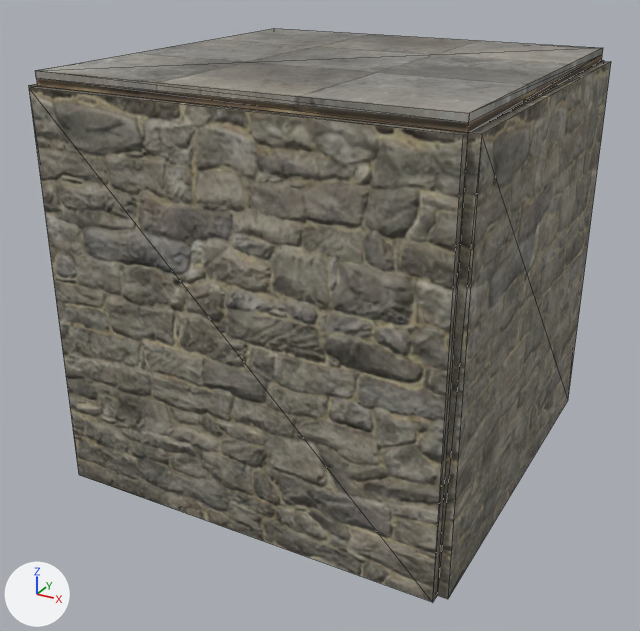
The glTF model public/models/square-foundation.stone.glb as it was, and as the next commit left it.
The view is the same before and after, from a 50 mm lens placed at (3.02, -5.85, 0.97), pointed at (-0.06, -0.23, -1.84). The lights are fixed; the arrows at lower left show +X, +Y and +Z. The picture after the commit comes second. Mesh edges are drawn as thin lines. Vertices at exactly the same position are counted once.

Names of what the first picture shows: 'square-foundation.stone'.
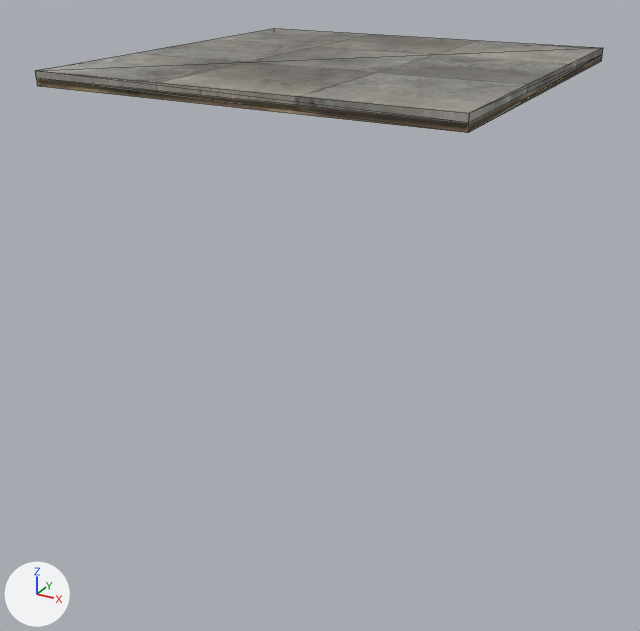
Boxes [x1, y1, x2, y2] around the edits, measured in the pictures (640 x 631 px):
'square-foundation.stone', reshaped (82% shorter): before [29, 28, 611, 602]; after [35, 28, 603, 133]
part 1 of me_square_foundation_stone, deleted: before [29, 86, 468, 602]
part 2 of me_square_foundation_stone, deleted: before [437, 61, 611, 599]

The change, as a list of edits to the scene's bpy script:
```text
Change me_square_foundation_stone:
    used by ob_square_foundation_stone; location = (0.0, 0.0, 0.0)
    remove me_square_foundation_stone.from_pydata(...)  # 44 vertices, 68 faces; spans x -1.57..1.57, y -1.57..1.57, z -3.0..0.1
    add me_square_foundation_stone.from_pydata(...)  # 12 vertices, 20 faces; spans x -1.5..1.5, y -1.5..1.5, z 0.0..0.1
    me_square_foundation_stone part 1: the loose piece of 8 vertices spanning x -1.5..1.5, y -1.57..-1.5, z -3.0..0.0 is deleted
    me_square_foundation_stone part 2: the loose piece of 8 vertices spanning x 1.5..1.57, y -1.5..1.5, z -3.0..0.0 is deleted
    other edits to the shape of me_square_foundation_stone do not show in these pictures
```
